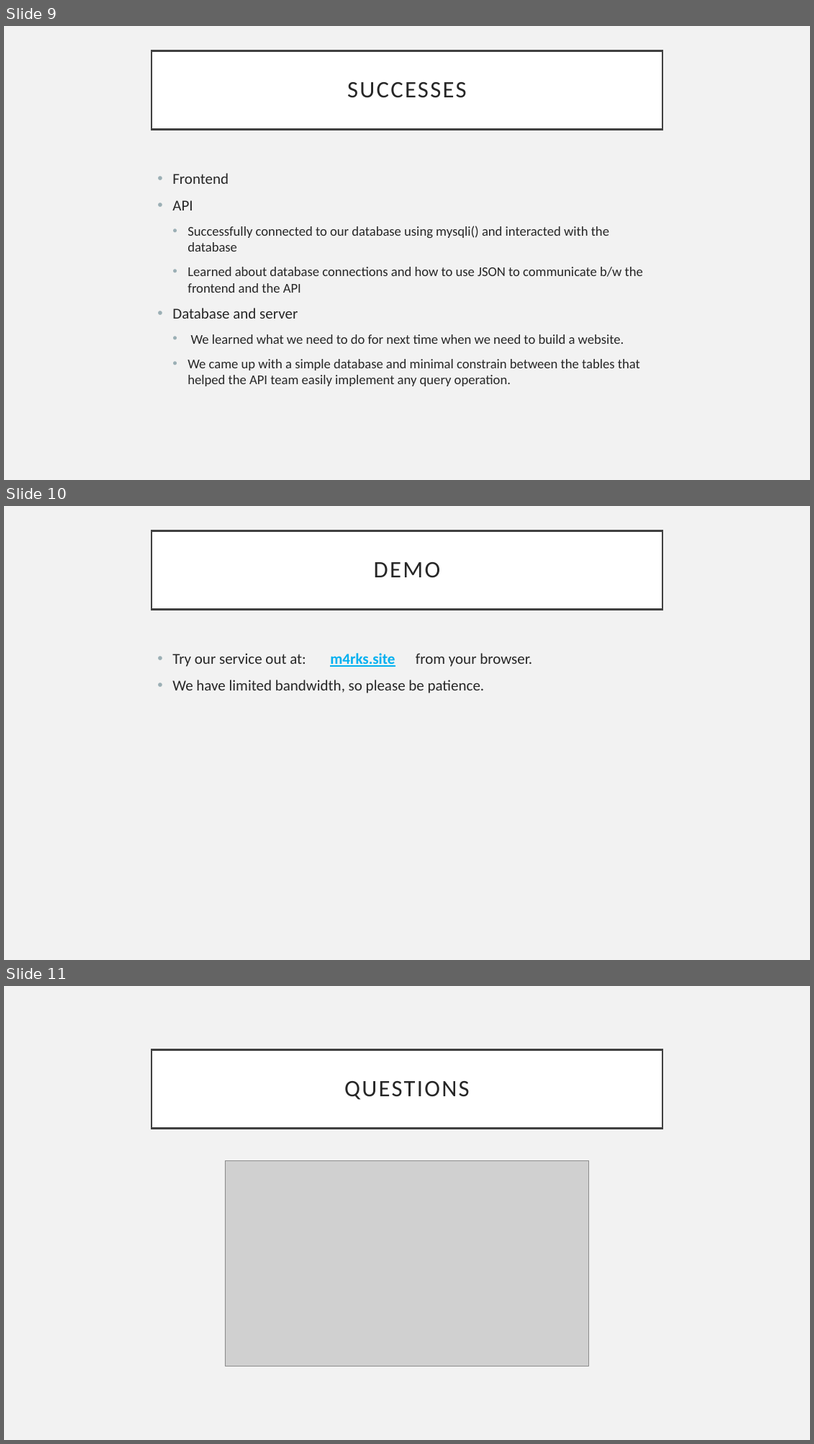
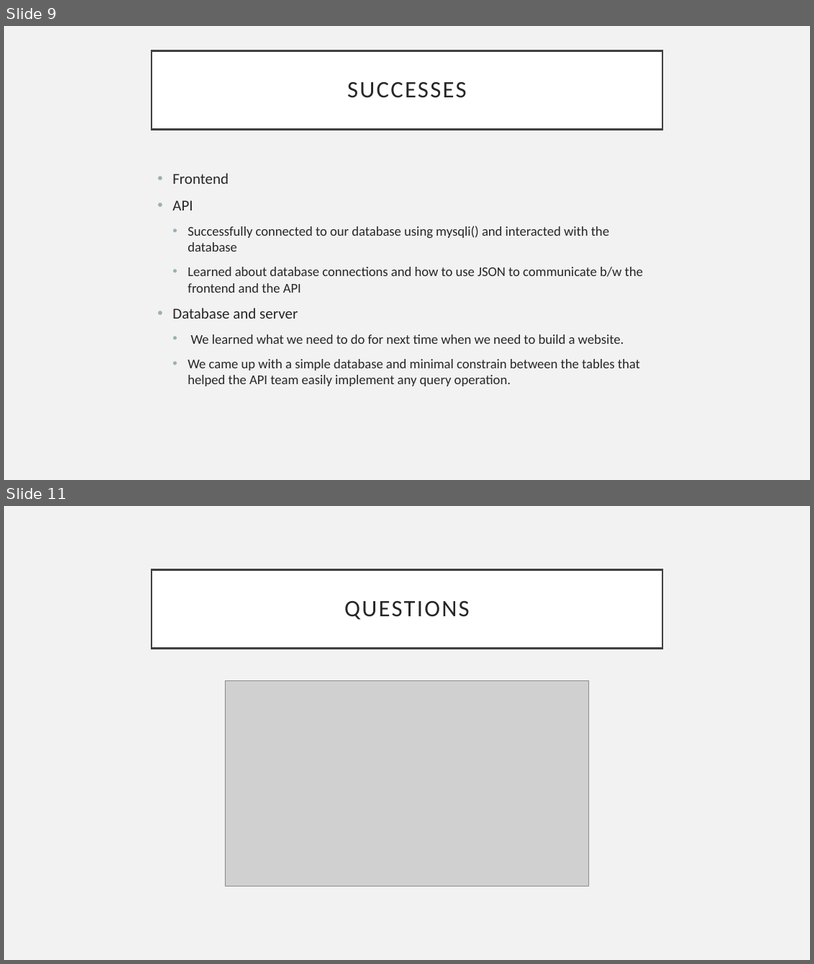
Before and after one commit to SudoKudo/P.O.O.P-Small-Project, a slide deck: SmallProject-Slides.pptx. Shown one above the other, each under a label of ours: slides 9, 10 and 11 before the commit, slides 9 and 11 after it; the slides between them are not shown. The pictures are 814x1444 and 814x964 pixels, drawn with LibreOffice and Linux fonts; fonts in the diff are those of the drawing; grey boxes stand for pictures. Boxes give left, top, right and bottom in pixels: in the first picture for what was removed or moved away, otherwise in the second. Text is boxed around its words. In the diff, an @@ line names an element or a change of style, - is before the commit and + after.

```diff
--- a/SmallProject-Slides.pptx
+++ b/SmallProject-Slides.pptx
@@ slide 10 removed at [4, 506, 810, 960], background #F2F2F2 @@
@@ title removed at [152, 530, 663, 610] @@
-DEMO
@@ text removed at [172, 653, 532, 693] @@
-• Try our service out at: m4rks.site from your browser.
-• We have limited bandwidth, so please be patience.
```
Also in this commit, not shown: 3 slides changed, 1 slide added.
